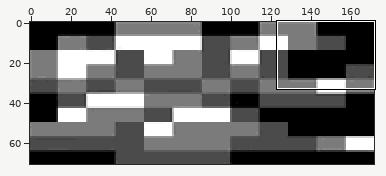
Sprite sheet -- gfx/player.png. The picture above shows the old version from afar; the outline marks the close-up.
Close-up. Before:
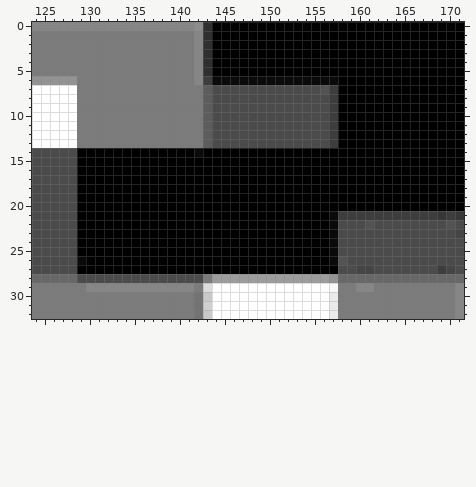
The file is 172x71 pixels. Pixels under 10% opacity are left out. Colours within 5 levels of each other are drawn and written as one. Shown: x 124..171, y 0..32. The commit also changed other parts of the picture, which this record leaves out.
And afterwards:
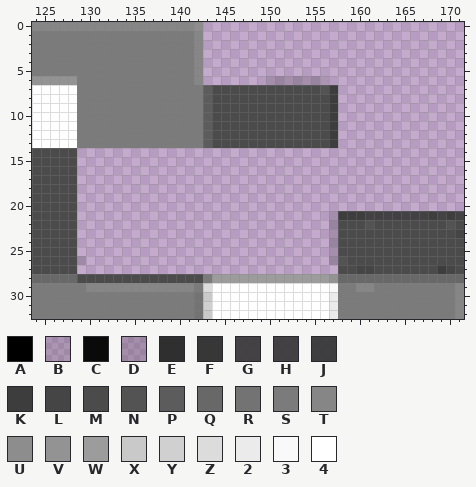
Palette (. is transparent): A #000000  B #09090921  C #0a0a0a  D #0a0a0a2c  E #2f2f2f  F #373737  G #373737e6  H #3a3a3aef  J #3b3b3bf7  K #3d3d3d  L #454545  M #4b4b4b  N #535353  P #5c5c5c  Q #686868  R #737373  S #7b7b7b  T #868686  U #8d8d8d  V #939393  W #9c9c9c  X #c9c9c9  Y #d0d0d0  Z #dcdcdc  2 #ebebeb  3 #f9f9f9  4 #ffffff
Difference:
Changed rows in their new state; - is an unchanged pixel.
first column x 129:
 0 --------------.............................
 1 --------------.............................
 2 --------------.............................
 3 --------------.............................
 4 --------------.............................
 5 --------------.............................
 6 --------------.......DDDDDDB...............
 7 -----------------------------..............
 8 -----------------------------..............
 9 -----------------------------..............
10 -----------------------------..............
11 -----------------------------..............
12 -----------------------------..............
13 -----------------------------..............
14 ...........................................
15 ...........................................
16 ...........................................
17 ...........................................
18 ...........................................
19 ...........................................
20 ...........................................
21 ............................D---HHHHHHHJGJG
22 ............................D--------------
23 ............................D--------------
24 ............................D--------------
25 ............................D--------------
26 B...........................D--------------
27 .............................--------------
Where, in picture pixels (left, top, right, bottom), the same in both close-ups:
changed: (77, 22, 464, 274)
